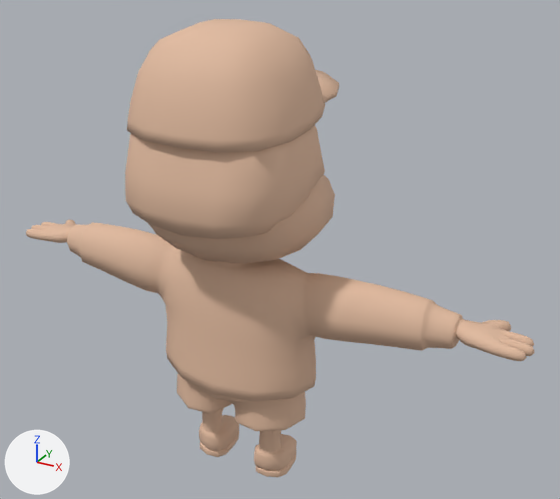
Two versions of the Blender file BubbleGGJ/Assets/Models/Player/Player.blend, one commit apart.
Camera for both pictures: a 50 mm lens placed at (2.97, -4.56, 2.6), pointed at (0.23, 0.42, 0.11). Arrows for +X, +Y and +Z are at lower left; the lights stay in place.
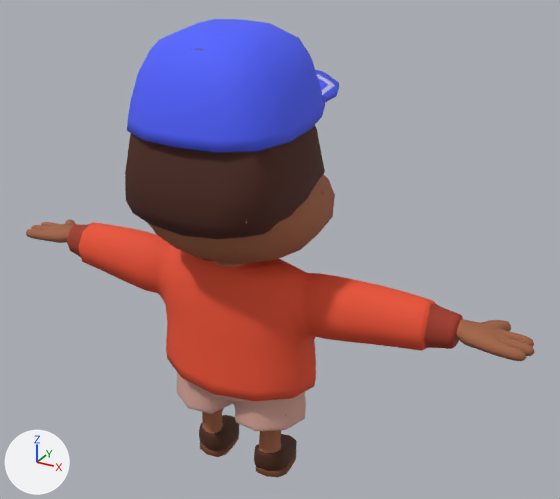
Where the change shows, as pixel boxes [x1, y1, x2, y2] in the pictures (560 x 499 px):
'Cube', surface changed: [26, 19, 535, 477] in both

The change, as a diff of the scene's bpy script:
```diff
--- a/BubbleGGJ/Assets/Models/Player/Player.blend.py
+++ b/BubbleGGJ/Assets/Models/Player/Player.blend.py
@@ img_playerbasecolor_png @@
+img_playerbasecolor_png = load_image('PlayerBaseColor.png', 'PlayerBaseColor.png', 1024, 1024, 'sRGB')
@@ mat_material @@
 mat_material = principled_material('Material')
-mat_material.base_color = (0.755, 0.497, 0.35)  # beige #e1bba0
+mat_material.texture = img_playerbasecolor_png
 mat_material.roughness = 0.784
```
